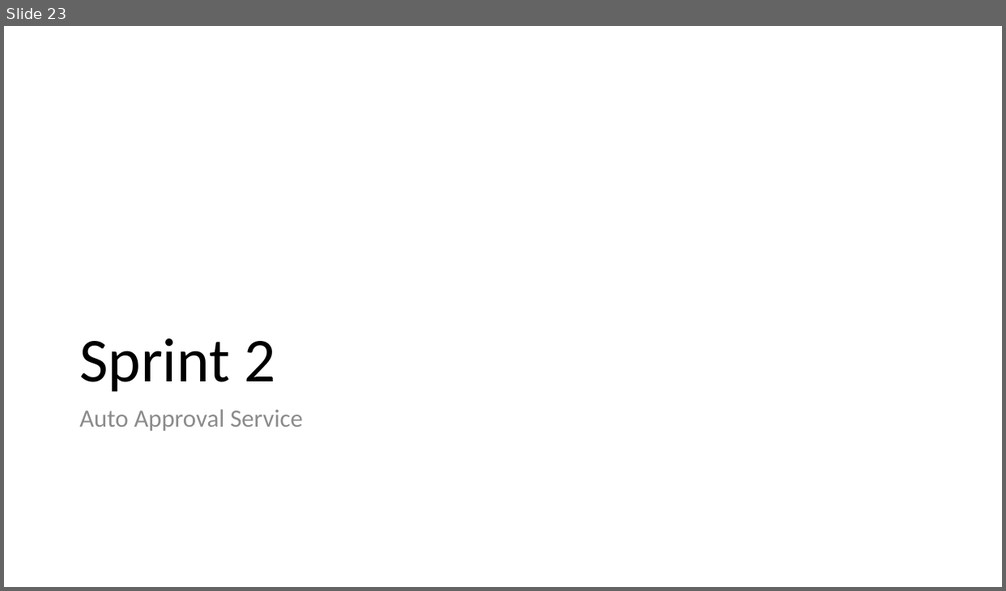
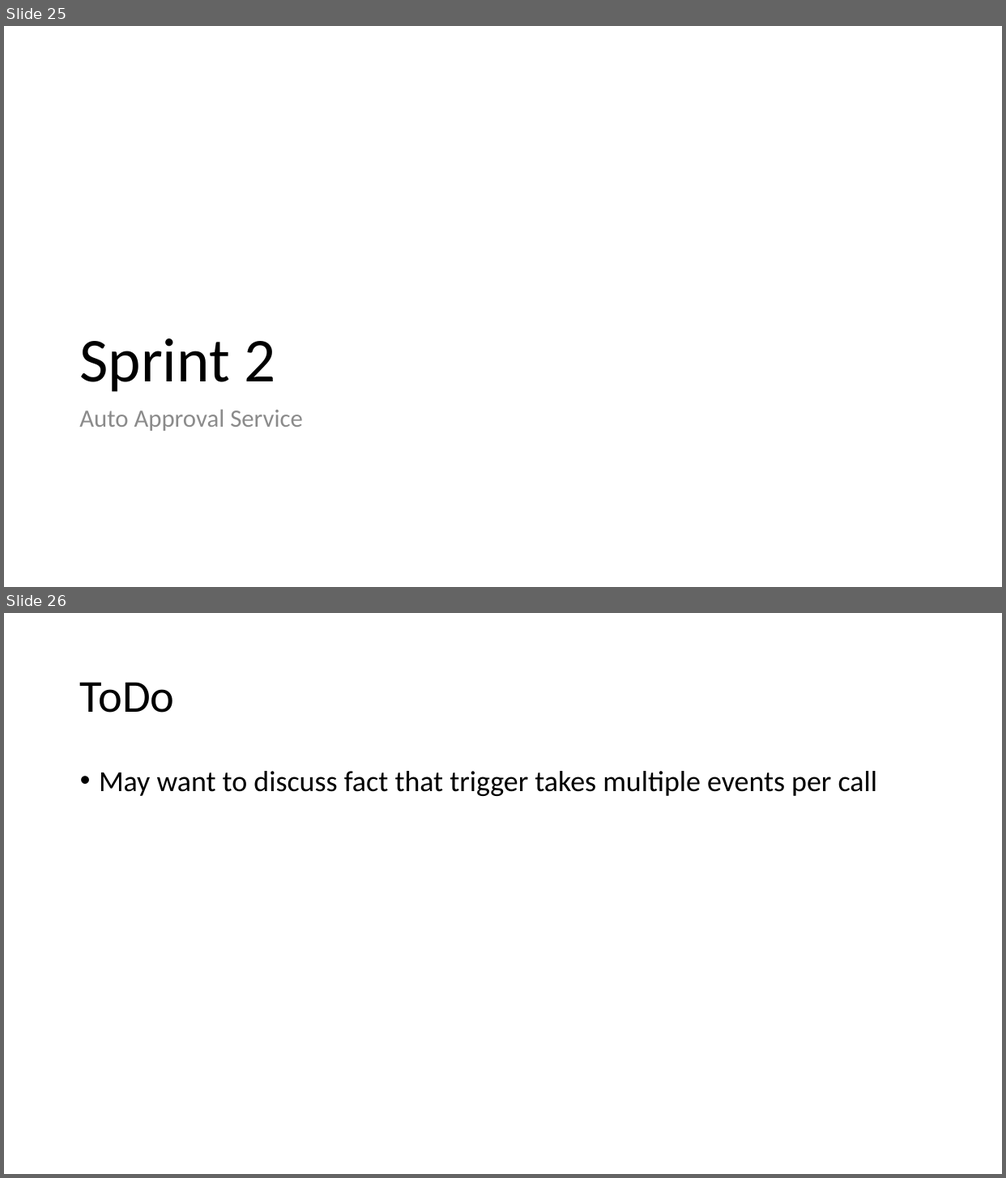
Before and after one commit to scottctr/EdaWorkshop, a slide deck: EventDrivenArchitectureWorkshop.pptx. Shown one above the other, each under a label of ours: slide 23 before the commit, slides 25 and 26 after it. The pictures are 1006x591 and 1006x1178 pixels, drawn with LibreOffice and Linux fonts; fonts in the diff are those of the drawing. Boxes give left, top, right and bottom in pixels: in the first picture for what was removed or moved away, otherwise in the second. Text is boxed around its words. In the diff, an @@ line names an element or a change of style, - is before the commit and + after.

```diff
--- a/EventDrivenArchitectureWorkshop.pptx
+++ b/EventDrivenArchitectureWorkshop.pptx
@@ slide 26 added at bbox=[4, 613, 1002, 1174], background #FFFFFF @@
@@ title added at bbox=[80, 682, 175, 713], 44 pt, text #000000 @@
+ToDo
@@ text added at bbox=[99, 771, 878, 796], 28 pt, text #000000 @@
+• May want to discuss fact that trigger takes multiple events per call
@@ what was slide 23 is now slide 25 @@
```
Also in this commit, not shown: 2 slides changed, 6 other slides added, 7 other files.
